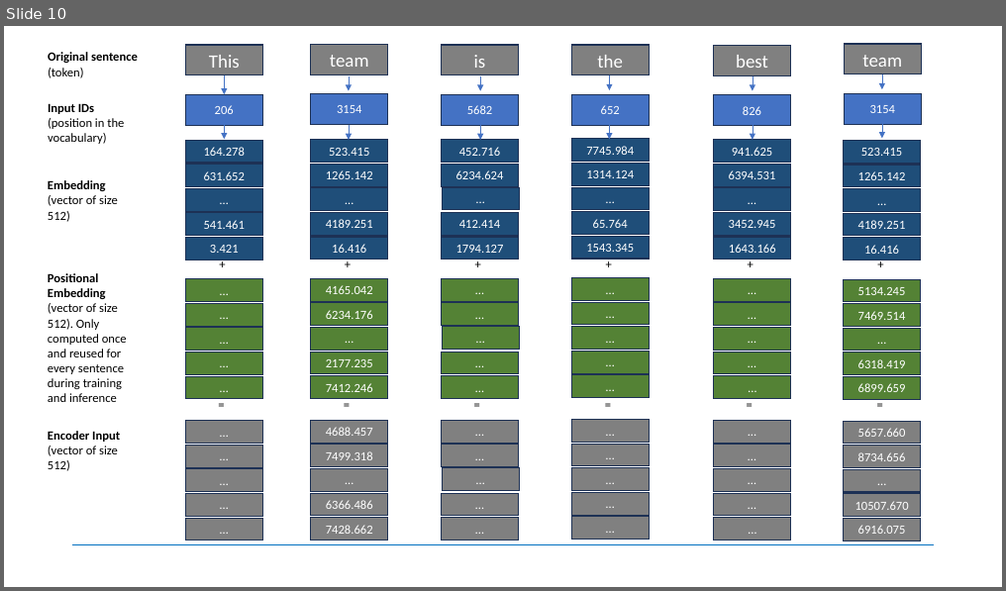
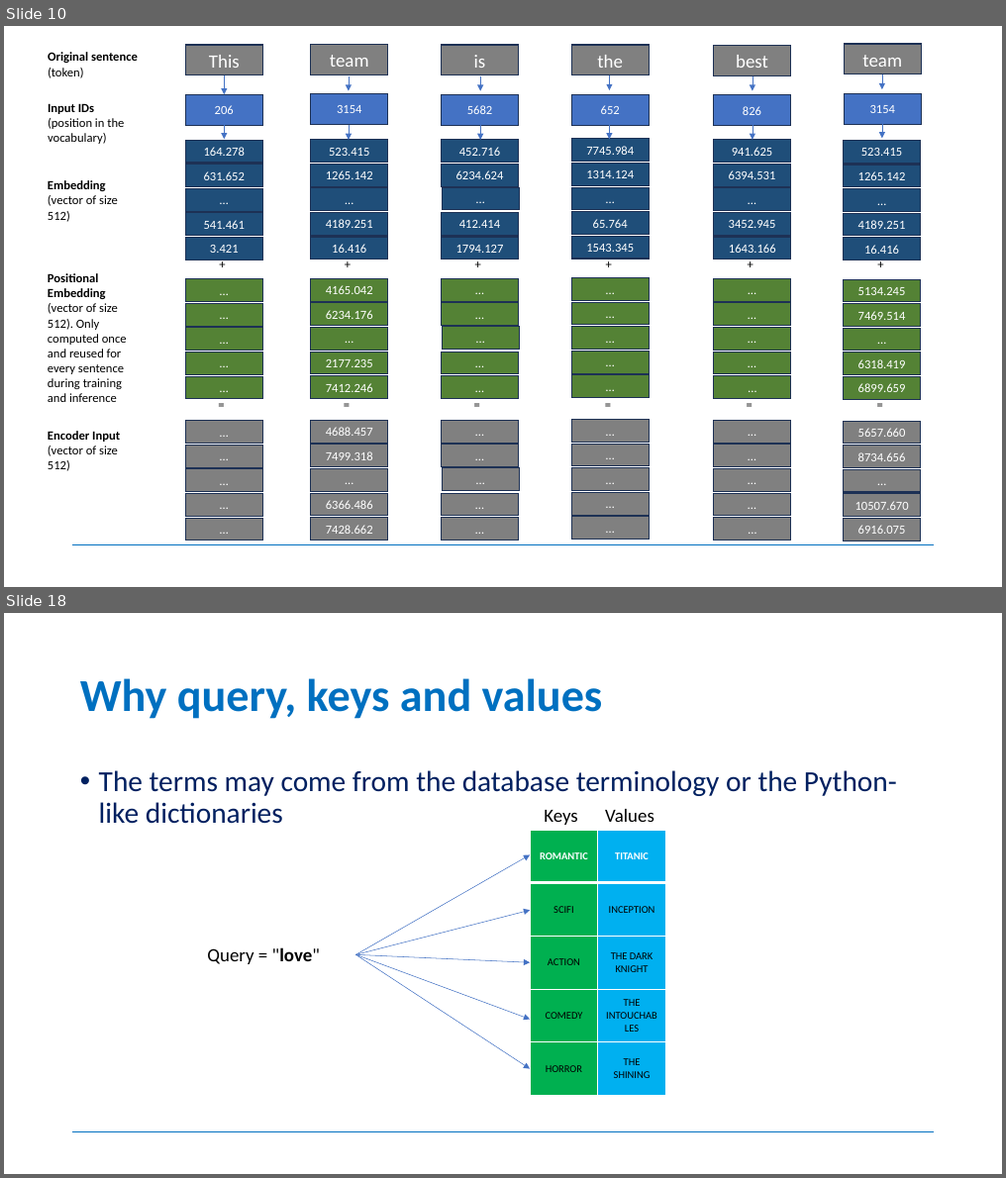
Before and after one commit to tanquangduong/transformer-master, a slide deck: presentation/Transfromer-LLM.pptx. Shown one above the other, each under a label of ours: slide 10 before the commit, slides 10 and 18 after it; the slides between them are not shown. The pictures are 1006x591 and 1006x1178 pixels, drawn with LibreOffice and Linux fonts; fonts in the diff are those of the drawing. Boxes give left, top, right and bottom in pixels: in the first picture for what was removed or moved away, otherwise in the second. Text is boxed around its words. In the diff, an @@ line names an element or a change of style, - is before the commit and + after.

```diff
--- a/presentation/Transfromer-LLM.pptx
+++ b/presentation/Transfromer-LLM.pptx
@@ slide 18 added at (4,613,1002,1174), background #FFFFFF; not listed: 1 template element that a slide beside it also shows @@
@@ title added at (80,678,603,719), 44 pt, text #0070C0, bold @@
+Why query, keys and values
@@ text added at (99,770,897,824), 28 pt, text #002060 @@
+• The terms may come from the database terminology or the Python-like dictionaries
@@ text added at (544,810,578,825), 18 pt, text #000000 @@
+Keys
@@ text added at (605,809,654,822), 18 pt, text #000000 @@
+Values
@@ table added at (531,830,666,1096), 5 rows, 2 columns @@
+ROMANTIC | TITANIC
+SCIFI | INCEPTION
+ACTION | THE DARK KNIGHT
+COMEDY | THE INTOUCHABLES
+HORROR | THE SHINING
@@ arrow added from (355, 956) to (531, 855), #4472C4 0.5 pt @@
@@ arrow added from (355, 956) to (531, 910), #4472C4 0.5 pt @@
@@ text added at (207,948,320,964), 18 pt, text #000000 @@
+Query = "love"
@@ arrow added from (355, 956) to (531, 962), #4472C4 0.5 pt @@
@@ arrow added from (355, 956) to (531, 1020), #4472C4 0.5 pt @@
@@ arrow added from (355, 956) to (531, 1069), #4472C4 0.5 pt @@
```
Also in this commit, not shown: 1 slide changed, 7 other slides added.
